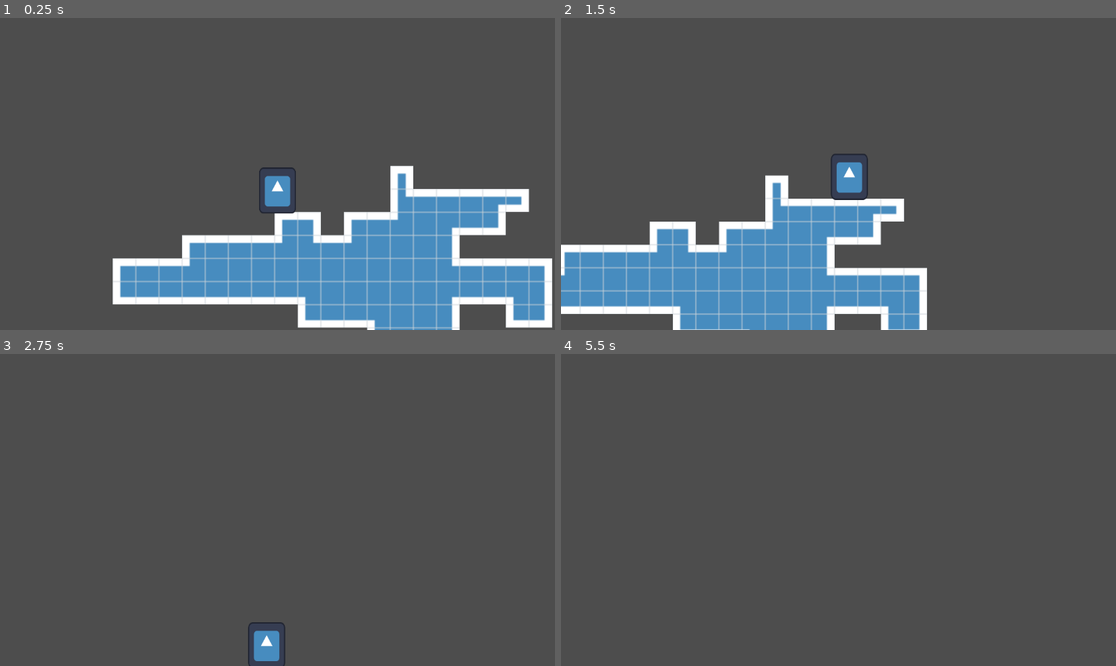
Above: before the commit, frames 1-4 (two rows, left to right).
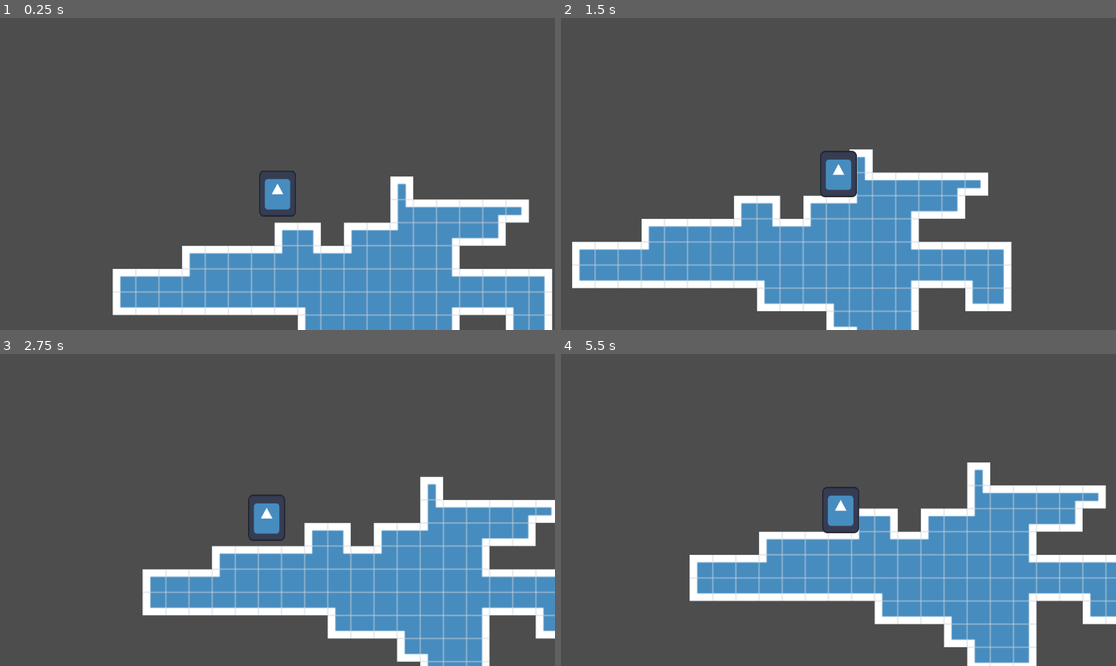
Above: after the commit, the same moments.

Repository: protogenposting/Caves-Of-Plantala
Game: Godot game, scene res://Levels/TestLevel.tscn
Two runs of this game, one before a commit and one after it. Both use one fixed random seed, a clock stepped at 60 frames per second and the inputs below. The engine's default icon, where the game draws it, is replaced by a stand-in: a white triangle on a blue panel in a dark square.
Inputs:
- Up to frame 1 (0.25 s): no input
- Up to frame 2 (1.5 s): hold D (Right) from 0.53 s (still down); tap Space (Jump) at 0.77 s
- Up to frame 3 (2.75 s): tap Space (Jump) at 1.52 s; release D (Right) at 2.03 s; hold A (Left) from 2.03 s (still down)
- Up to frame 4 (5.5 s): release A (Left) at 2.78 s; hold D (Right) 2.78-4.28 s; tap Space (Jump) at 3.02, 3.77, 4.52 s; hold A (Left) 4.28-5.03 s; hold D (Right) from 5.03 s (still down)

The runs differ from the first frame. In frame 1, 12% of the frame differs, in the area x 20-100%, y 47-100%; in frame 2, 22%; in frame 3, 25%; in frame 4, 25%, in the area x 23-100%, y 34-100%.

Commit message:
adjustments

Diff:
--- a/caves-of-plantala/Objects/Player.tscn
+++ b/caves-of-plantala/Objects/Player.tscn
@@ -4,7 +4,7 @@
 [ext_resource type="Texture2D" uid="uid://bb8jyx07ey2ve" path="res://icon.svg" id="2_e1bkf"]
 
 [sub_resource type="RectangleShape2D" id="RectangleShape2D_wskng"]
-size = Vector2(48, 60)
+size = Vector2(30, 60)
 
 [node name="Player" type="CharacterBody2D" groups=["Player"]]
 script = ExtResource("1_eu8y2")
--- a/caves-of-plantala/Objects/player.gd
+++ b/caves-of-plantala/Objects/player.gd
@@ -2,10 +2,11 @@
 
 
 const SPEED = 300.0
-const JUMP_VELOCITY = -500.0
+const JUMP_VELOCITY = -380.0
 const ACCELERATION = 50
 const MAX_COYOTE_TIME = 5
 const JUMP_WINDOW = 7
+const MAX_FALL_SPEED = 1000
 
 var coyoteTime = 0
 
@@ -15,6 +16,8 @@
 	# Add the gravity.
 	if not is_on_floor():
 		velocity += get_gravity() * delta
+		if velocity.y > MAX_FALL_SPEED:
+			velocity.y = MAX_FALL_SPEED
 
 	coyoteTime -= delta * 60
 
--- a/caves-of-plantala/project.godot
+++ b/caves-of-plantala/project.godot
@@ -42,4 +42,4 @@
 
 [physics]
 
-2d/default_gravity_vector=Vector2(0, 4)
+2d/default_gravity_vector=Vector2(0, 3)
